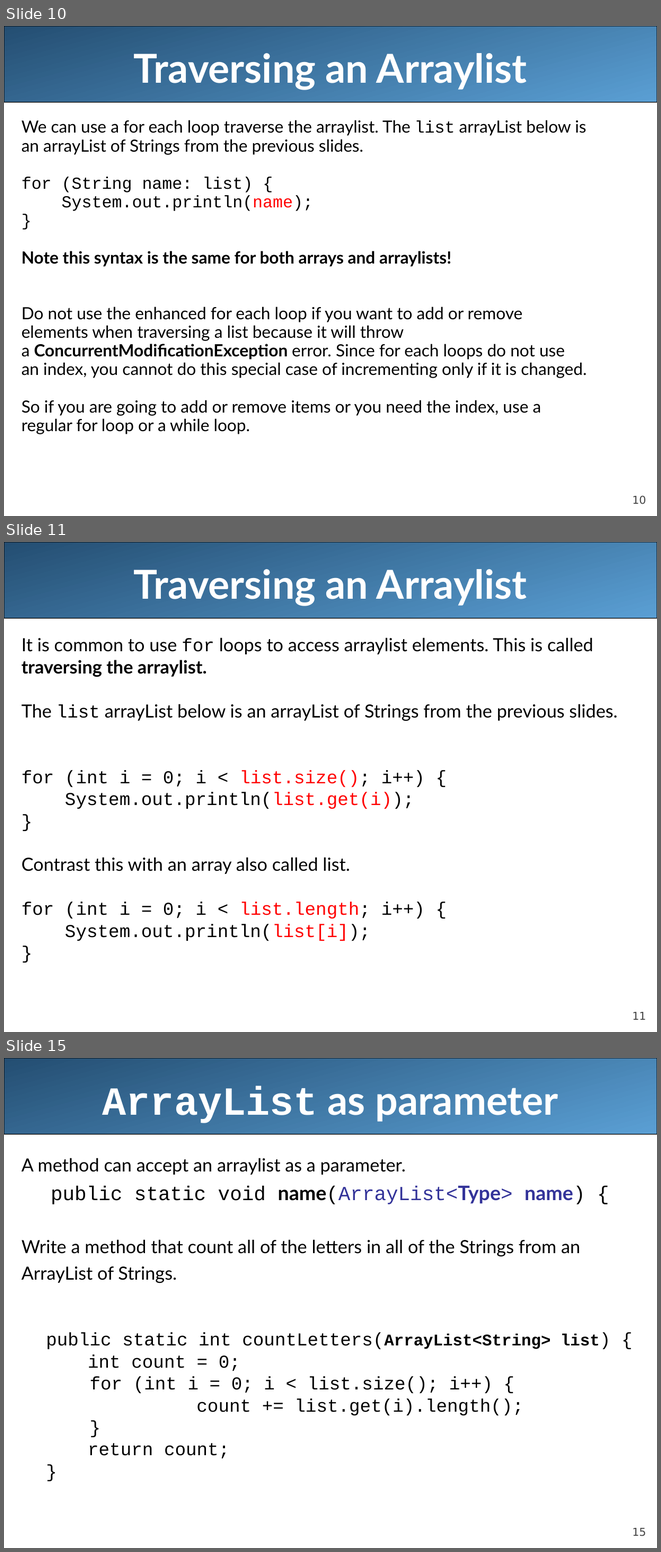
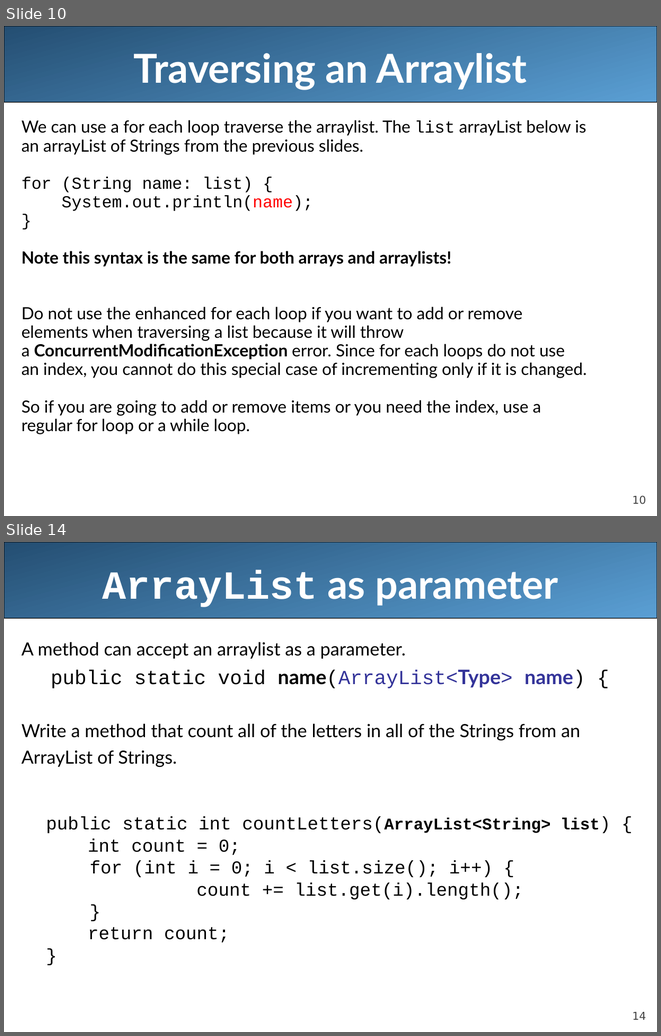
Before and after one commit to LongBaoNguyen/longbaonguyen.github.io, a slide deck: courses/apcsa/lecture18.ppt. Shown one above the other, each under a label of ours: slides 10, 11 and 15 before the commit, slides 10 and 14 after it; the slides between them are not shown. The pictures are 661x1552 and 661x1036 pixels, drawn with LibreOffice and Linux fonts; fonts in the diff are those of the drawing. Boxes give left, top, right and bottom in pixels: in the first picture for what was removed or moved away, otherwise in the second. Text is boxed around its words. In the diff, an @@ line names an element or a change of style, - is before the commit and + after.

```diff
--- a/courses/apcsa/lecture18.ppt
+++ b/courses/apcsa/lecture18.ppt
@@ slide 11 removed at bbox=[4, 542, 657, 1032], background #FFFFFF; not listed: 2 template elements that a slide beside it also shows @@
@@ title removed at bbox=[134, 569, 527, 606] @@
-Traversing an Arraylist
@@ text removed at bbox=[21, 637, 617, 941] @@
-It is common to use for loops to access arraylist elements. This is called
-traversing the arraylist.
-The list arrayList below is an arrayList of Strings from the previous slides.
-for (int i = 0; i < list.size(); i++) {
-System.out.println(list.get(i));
-}
-Contrast this with an array also called list.
-for (int i = 0; i < list.length; i++) {
-System.out.println(list[i]);
-}
@@ what was slide 15 is now slide 14 @@
@@ page number at bbox=[632, 1012, 646, 1020]: text changed @@
-15
+14
```
Also in this commit, not shown: 6 slides changed, 10 other files.
